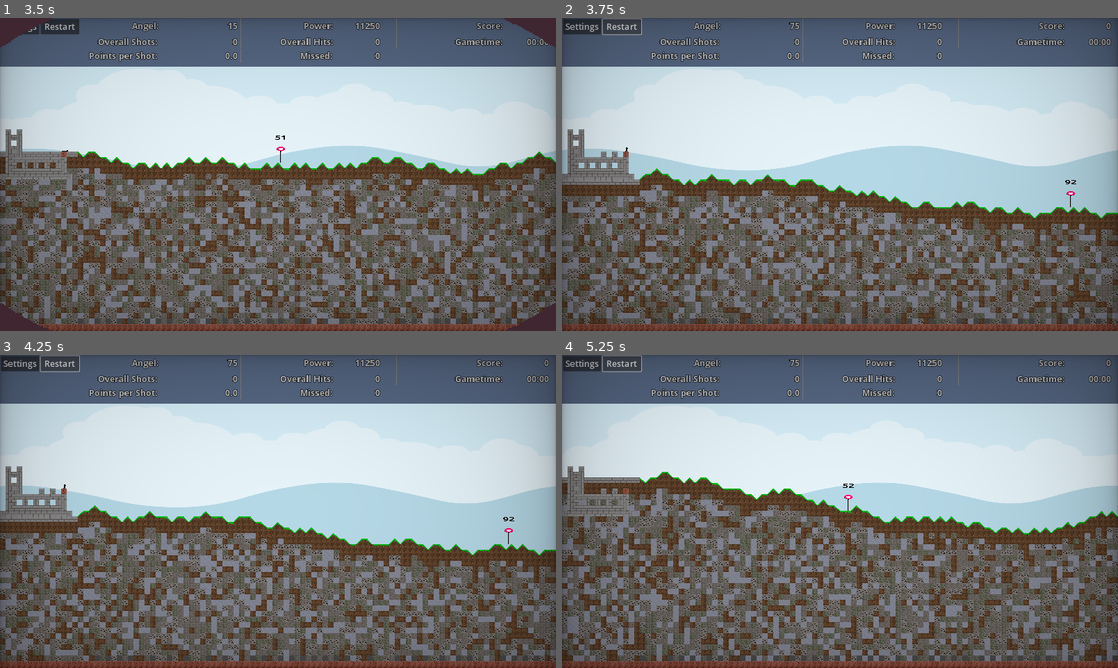
Above: before the commit, frames 1-4 (two rows, left to right).
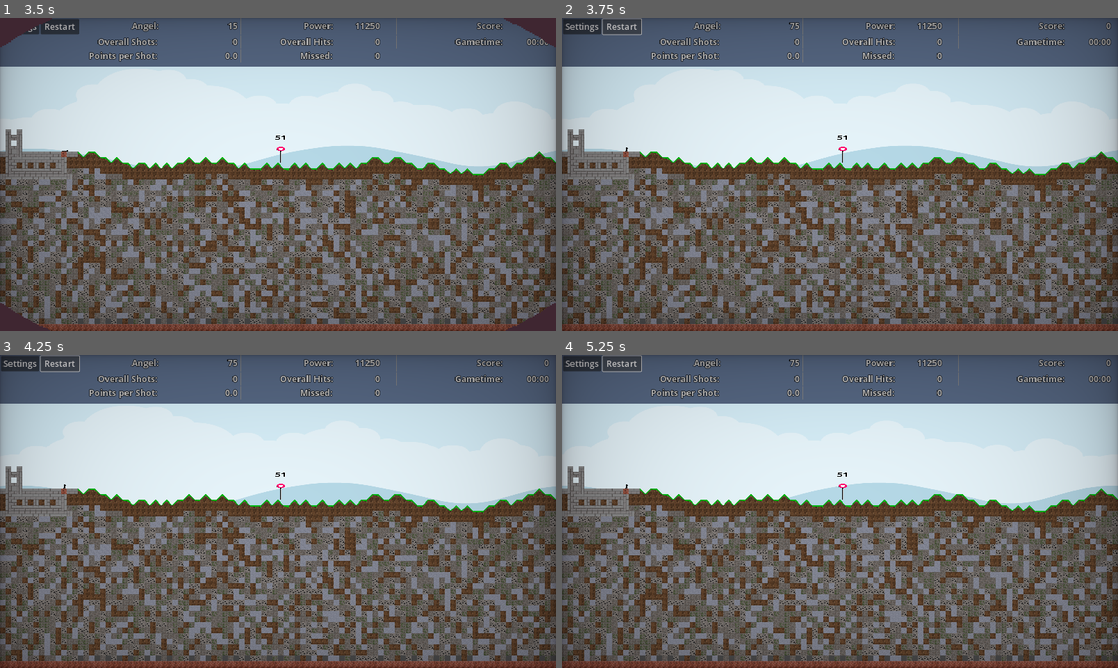
Above: after the commit, the same moments.

Repository: Coding-4Fun/Just4Fun_Mini_Shootergame
Game: Godot game, scene res://UI/MainMenuUI/MainMenuUI.tscn
The game is run twice, just before and just after one commit, with the same random seed, the same clock (stepped at 60 frames per second) and the same inputs.
Inputs:
- Up to frame 1 (3.5 s): click "Play" at 0.5 s; click "Max Play Time" at 1.25 s; click "Max Play Time" at 2 s; click "Start Game" at 2.75 s
- Up to frame 2 (3.75 s): click "Restart" at 3.5 s
- Up to frame 3 (4.25 s): no input
- Up to frame 4 (5.25 s): click "Restart" at 4.25 s; click "Restart" at 5 s

Frame 1 is identical in both runs. In frame 2, 36% of the frame differs, in the area x 0-100%, y 37-98%; in frame 3, 36%; in frame 4, 35%.

Commit message:
Upd: Using global Signal for UI Reset Button

Diff:
--- a/UI/InGameUI/ingameui.gd
+++ b/UI/InGameUI/ingameui.gd
@@ -98,7 +98,7 @@
 	$BoxContainer/HBoxHudMiddle/hBoxHits/labHits.text = str(_hits)
 	$BoxContainer/HBoxHudBottom/hBoxMisHits/labMissHits.text = str(_missed)
 	$BoxContainer/HBoxHudBottom/hBoxPointsPerShot/labPointsPerShots.text = "0.0"
-	UIResetGame.emit()
+	SignalBus.UIResetGame.emit()
 	GSM.GameTimerTimeElapsed = 0
 
 # Öffnen und schliessen der Settings
